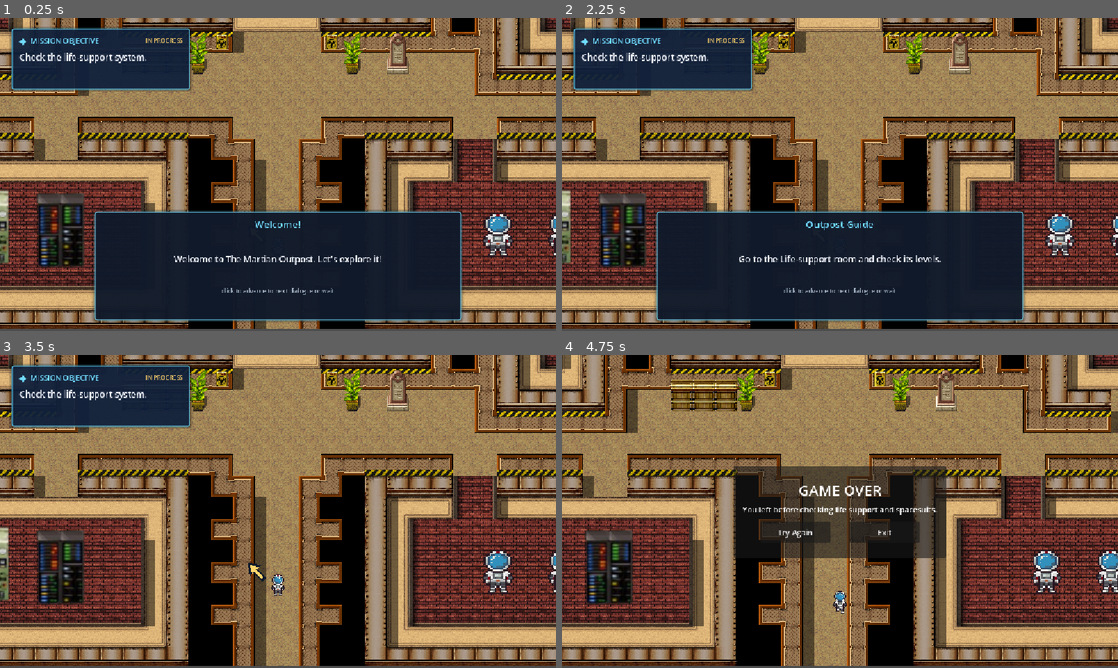
Above: before the commit, frames 1-4 (two rows, left to right).
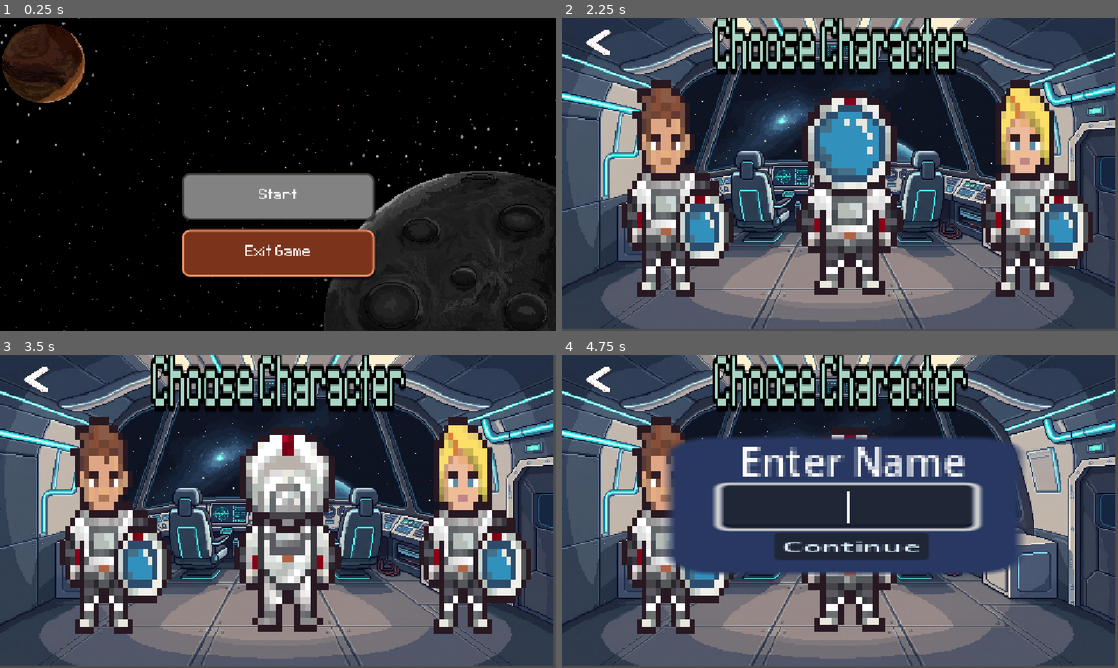
Above: after the commit, the same moments.

Repository: rivera-elisha/SpTF-NASA-Hackathon-2026
Game: Godot game, scene res://main_menu.tscn
Same seed, same stepped clock (60 frames per second), same inputs: the game is played once before the commit and once after it. Before the commit the project starts from res://Scenes/Room_1.tscn.
Inputs (mouse positions are in pixels of both pictures, inside the frame that each line leads up to):
- Up to frame 1 (0.25 s): no input
- Up to frame 2 (2.25 s): click (840, 196) at 0.5 s, where only the run after the commit has a clickable "Start"; click (600, 43) at 1.27 s; click (840, 196) at 2 s, where only the run after the commit has a clickable "Start"
- Up to frame 3 (3.5 s): click (278, 627) at 2.75 s, where only the run before the commit has a clickable "click to advance to next dial…"
- Up to frame 4 (4.75 s): tap Enter (ui_accept) at 3.5, 3.77, 4.52 s; move the mouse to (962, 495) at 3.52 s; hold D (move_right) 3.53-4.28 s; hold E (interact) 3.53-4.28 s; click (962, 495) at 3.67 s; move the mouse to (728, 527) at 4.27 s; hold S (move_down) from 4.28 s (still down); tap E (interact) at 4.35 s

The runs differ from the first frame. In frame 1, 89% of the frame differs, in the area x 0-100%, y 0-100%; in frame 2, 93%; in frame 3, 96%; in frame 4, 97%.

Commit message:
Add main menu and connect to character select

Diff:
--- a/Scripts/choose_gender.gd
+++ b/Scripts/choose_gender.gd
@@ -4,6 +4,7 @@
 @onready var male_button: TextureButton = $HBoxContainer/MaleButton
 @onready var female_button: TextureButton = $HBoxContainer/FemaleButton
 @onready var middle_character: AnimatedSprite2D = $MiddleCharacter
+@onready var back_button: TextureButton = $backButton
 
 # Name popup nodes
 @onready var name_panel: Control = $NamePanel
@@ -11,6 +12,7 @@
 @onready var enter_name_button: Button = $NamePanel/EnterNameButton
 
 # Next scene
+const MAIN_MENU_SCENE = "res://main_menu.tscn"
 const NEXT_SCENE = "res://Scenes/Room_1.tscn"
 
 var is_animating = false
@@ -30,6 +32,14 @@
 
 	# Connect name button
 	enter_name_button.pressed.connect(_on_enter_name_pressed)
+
+	# Connect back button to return to main menu
+	if back_button:
+		back_button.pressed.connect(_on_back_pressed)
+
+
+func _on_back_pressed():
+	get_tree().change_scene_to_file(MAIN_MENU_SCENE)
 
 
 func _on_male_pressed():
--- /dev/null
+++ b/Scripts/main_menu.gd
@@ -0,0 +1,26 @@
+extends Control
+
+@export_file("*.tscn") var start_scene_path: String = "res://Scenes/choose_gender.tscn"
+
+@onready var start_button: Button = $VBoxContainer/Button
+@onready var exit_button: Button = $VBoxContainer/Button2
+
+
+func _ready() -> void:
+	start_button.pressed.connect(_on_start_pressed)
+	exit_button.pressed.connect(_on_exit_pressed)
+
+
+func _on_start_pressed() -> void:
+	Global.reset_mission()
+	Global.target_spawn_marker = &""
+	Global.target_spawn_position = Vector2.ZERO
+	Global.player_facing_direction = "down"
+
+	var error := get_tree().change_scene_to_file(start_scene_path)
+	if error != OK:
+		push_error("Failed to load start scene: " + start_scene_path)
+
+
+func _on_exit_pressed() -> void:
+	get_tree().quit()
--- /dev/null
+++ b/main_menu.tscn
@@ -0,0 +1,110 @@
+[gd_scene format=3 uid="uid://cp3gpekdfc4u1"]
+
+[ext_resource type="Texture2D" uid="uid://ji8m7e807xet" path="res://Game Framework.png" id="1_7vrkn"]
+[ext_resource type="FontFile" uid="uid://gchkqr30j2vj" path="res://Pixeltype.ttf" id="2_fu7sn"]
+[ext_resource type="Script" uid="uid://vivrug6g4tig" path="res://Scripts/main_menu.gd" id="3_mmenu"]
+
+[sub_resource type="StyleBoxTexture" id="StyleBoxTexture_bpoi5"]
+texture = ExtResource("1_7vrkn")
+modulate_color = Color(0.65834004, 0.6583399, 0.6583399, 1)
+
+[sub_resource type="StyleBoxFlat" id="StyleBoxFlat_gpemm"]
+bg_color = Color(0.51007515, 0.51007515, 0.51007515, 1)
+border_width_left = 4
+border_width_top = 4
+border_width_right = 4
+border_width_bottom = 4
+border_color = Color(0.25834644, 0.2605394, 0.24492723, 1)
+corner_radius_top_left = 16
+corner_radius_top_right = 16
+corner_radius_bottom_right = 16
+corner_radius_bottom_left = 16
+shadow_size = 5
+shadow_offset = Vector2(0, 3.34)
+
+[sub_resource type="StyleBoxFlat" id="StyleBoxFlat_3rhmk"]
+bg_color = Color(0.6, 0.6, 0.6, 0.69803923)
+border_color = Color(0.25882354, 0.25882354, 0.24313726, 1)
+corner_radius_top_left = 16
+corner_radius_top_right = 16
+corner_radius_bottom_right = 16
+corner_radius_bottom_left = 16
+
+[sub_resource type="StyleBoxFlat" id="StyleBoxFlat_jix8l"]
+bg_color = Color(0.4818886, 0.2039575, 0.10614879, 1)
+border_width_left = 4
+border_width_top = 4
+border_width_right = 4
+border_width_bottom = 4
+border_color = Color(0.95710224, 0.55685836, 0.4048005, 1)
+corner_radius_top_left = 16
+corner_radius_top_right = 16
+corner_radius_bottom_right = 16
+corner_radius_bottom_left = 16
+shadow_size = 5
+shadow_offset = Vector2(0, 3.34)
+
+[sub_resource type="StyleBoxFlat" id="StyleBoxFlat_vpa8i"]
+bg_color = Color(0.48235294, 0.20392157, 0.105882354, 0.7176471)
+border_width_left = 4
+border_width_top = 4
+border_width_right = 4
+border_width_bottom = 4
+border_color = Color(0.95686275, 0.5568628, 0.40392157, 1)
+corner_radius_top_left = 16
+corner_radius_top_right = 16
+corner_radius_bottom_right = 16
+corner_radius_bottom_left = 16
+
+[node name="MainMenu" type="Control" unique_id=734481564]
+layout_mode = 3
+anchors_preset = 15
+anchor_right = 1.0
+anchor_bottom = 1.0
+grow_horizontal = 2
+grow_vertical = 2
+script = ExtResource("3_mmenu")
+
+[node name="Panel" type="Panel" parent="." unique_id=632767840]
+layout_mode = 1
+anchors_preset = 15
+anchor_right = 1.0
+anchor_bottom = 1.0
+grow_horizontal = 2
+grow_vertical = 2
+theme_override_styles/panel = SubResource("StyleBoxTexture_bpoi5")
+
+[node name="VBoxContainer" type="VBoxContainer" parent="." unique_id=129994718]
+layout_mode = 1
+anchors_preset = 8
+anchor_left = 0.5
+anchor_top = 0.5
+anchor_right = 0.5
+anchor_bottom = 0.5
+offset_left = -199.5
+offset_top = -3.5
+offset_right = 199.5
+offset_bottom = 211.5
+grow_horizontal = 2
+grow_vertical = 2
+theme_override_constants/separation = 20
+
+[node name="Button" type="Button" parent="VBoxContainer" unique_id=1003654226]
+layout_mode = 2
+size_flags_vertical = 3
+theme_override_colors/font_color = Color(1, 1, 1, 1)
+theme_override_fonts/font = ExtResource("2_fu7sn")
+theme_override_font_sizes/font_size = 50
+theme_override_styles/normal = SubResource("StyleBoxFlat_gpemm")
+theme_override_styles/hover = SubResource("StyleBoxFlat_3rhmk")
+text = "Start"
+
+[node name="Button2" type="Button" parent="VBoxContainer" unique_id=971030382]
+layout_mode = 2
+size_flags_vertical = 3
+theme_override_colors/font_color = Color(1, 1, 1, 1)
+theme_override_fonts/font = ExtResource("2_fu7sn")
+theme_override_font_sizes/font_size = 50
+theme_override_styles/normal = SubResource("StyleBoxFlat_jix8l")
+theme_override_styles/hover = SubResource("StyleBoxFlat_vpa8i")
+text = "Exit Game"
--- a/project.godot
+++ b/project.godot
@@ -11,7 +11,7 @@
 [application]
 
 config/name="SpTF_2"
-run/main_scene="uid://bq4vedgn6ey80"
+run/main_scene="res://main_menu.tscn"
 config/features=PackedStringArray("4.7", "Forward Plus")
 config/icon="res://icon.svg"
 
Binary file added: 23.png
Not shown, added: 23.png.import
Binary file added: 24.png
Not shown, added: 24.png.import
Binary file added: Game Framework(1).png
Not shown, added: Game Framework(1).png.import
Binary file added: Game Framework.png
Not shown, added: Game Framework.png.import
Binary file added: Pixellari.ttf
Not shown, added: Pixellari.ttf.import
Binary file added: Pixeltype.ttf
Not shown, added: Pixeltype.ttf.import
(and 3 more such lines)
